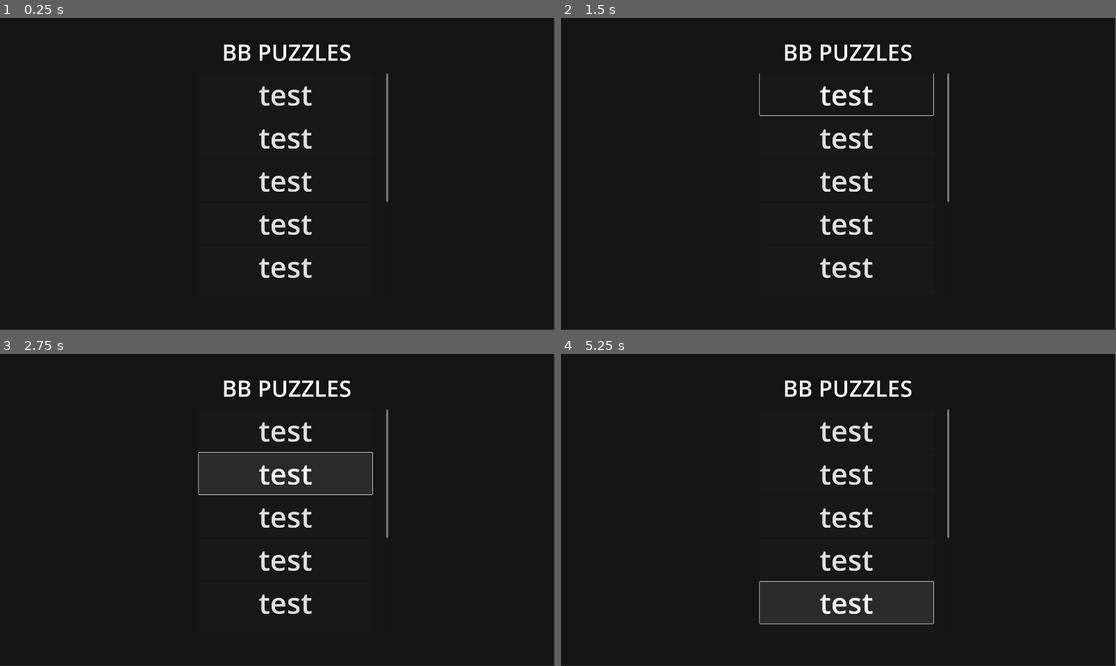
Above: before the commit, frames 1-4 (two rows, left to right).
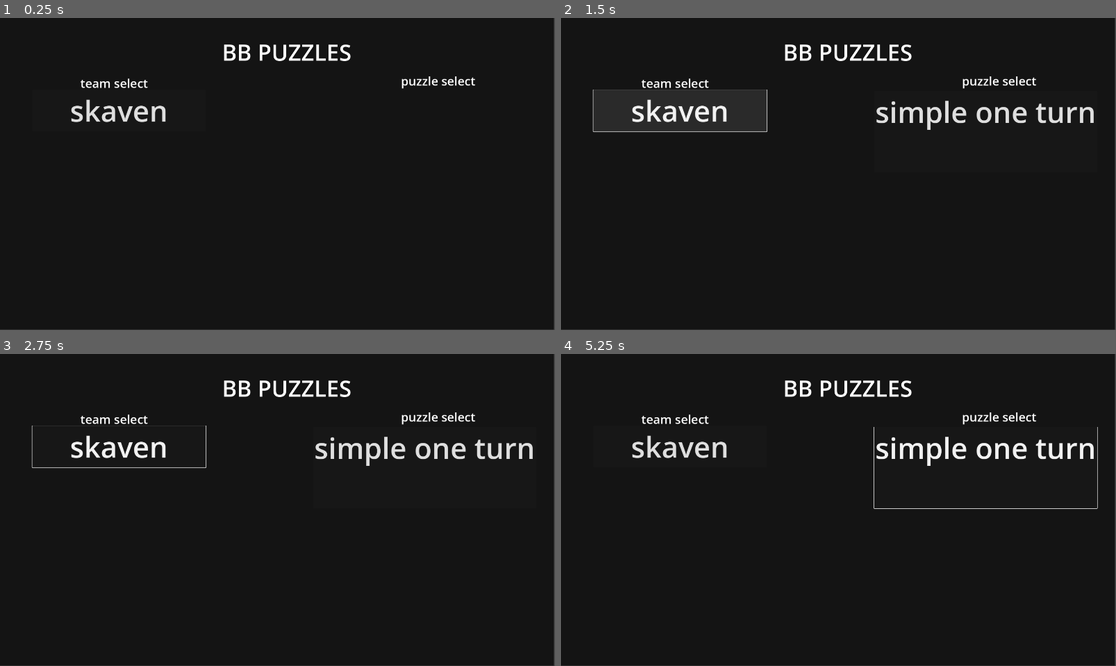
Above: after the commit, the same moments.

Repository: Gauvain01/bb_puzzles
Game: Godot game, scene res://scenes/main_menu.tscn
The game is run twice, just before and just after one commit, with the same random seed, the same clock (stepped at 60 frames per second) and the same inputs. The project has no main scene, so this scene is started directly.
Inputs (mouse positions are in pixels of both pictures, inside the frame that each line leads up to):
- Up to frame 1 (0.25 s): no input
- Up to frame 2 (1.5 s): click (844, 92) at 0.5 s, where only the run before the commit has a clickable "test"; click (677, 111) at 1.25 s, where only the run after the commit has a clickable "skaven"
- Up to frame 3 (2.75 s): click (283, 472) at 2 s, where only the run before the commit has a clickable "test"
- Up to frame 4 (5.25 s): click (988, 466) at 2.75 s, where only the run after the commit has a clickable "simple one turn"; click (844, 516) at 3.5 s, where only the run before the commit has a clickable "test"; click (844, 559) at 4.25 s, where only the run before the commit has a clickable "test"; click (844, 603) at 5 s, where only the run before the commit has a clickable "test"

The runs differ from the first frame. In frame 1, 2.3% of the frame differs, in the area x 12-86%, y 17-84%; in frame 2, 3.6%; in frame 3, 3.6%; in frame 4, 3.8%, in the area x 12-97%, y 17-87%.

Commit message:
refactor main menu

Diff:
--- a/scenes/main_menu.tscn
+++ b/scenes/main_menu.tscn
@@ -1,6 +1,8 @@
-[gd_scene load_steps=2 format=3 uid="uid://bhynuybw4tl5d"]
+[gd_scene load_steps=4 format=3 uid="uid://bhynuybw4tl5d"]
 
 [ext_resource type="Theme" uid="uid://1bp88i58bhgo" path="res://ui/themes/victory_screen.tres" id="1_1mrq3"]
+[ext_resource type="Script" path="res://ui/main_menu/team_select_observer.gd" id="2_2u1yd"]
+[ext_resource type="Script" path="res://ui/main_menu/skaven_puzzle_select_observer.gd" id="3_x8y2d"]
 
 [node name="MainMenu" type="Panel"]
 z_index = 7
@@ -18,62 +20,94 @@
 theme_override_font_sizes/font_size = 78
 text = "BB PUZZLES"
 
-[node name="ScrollContainer" type="ScrollContainer" parent="."]
-layout_mode = 0
-offset_left = 640.0
-offset_top = 193.0
-offset_right = 1344.0
-offset_bottom = 961.0
+[node name="ScrollContainerLabel" type="Label" parent="."]
+unique_name_in_owner = true
+layout_mode = 1
+anchors_preset = 4
+anchor_top = 0.5
+anchor_bottom = 0.5
+offset_left = 215.0
+offset_top = -342.5
+offset_right = 575.0
+offset_bottom = -277.5
+grow_vertical = 2
+theme_override_font_sizes/font_size = 42
+text = "team select
+"
+horizontal_alignment = 1
+
+[node name="TeamSelector" type="ScrollContainer" parent="."]
+layout_mode = 1
+anchors_preset = 4
+anchor_top = 0.5
+anchor_bottom = 0.5
+offset_left = 60.0
+offset_top = -291.0
+offset_right = 764.0
+offset_bottom = 477.0
+grow_vertical = 2
 follow_focus = true
 horizontal_scroll_mode = 0
+script = ExtResource("2_2u1yd")
 
-[node name="VBoxContainer" type="VBoxContainer" parent="ScrollContainer"]
+[node name="VBoxContainer" type="VBoxContainer" parent="TeamSelector"]
 custom_minimum_size = Vector2(600, 150)
 layout_mode = 2
 size_flags_horizontal = 6
 size_flags_vertical = 2
 
-[node name="Button" type="Button" parent="ScrollContainer/VBoxContainer"]
+[node name="Skaven" type="Button" parent="TeamSelector/VBoxContainer"]
 layout_mode = 2
 theme_override_font_sizes/font_size = 100
-text = "test"
+text = "skaven
+"
 
-[node name="Button2" type="Button" parent="ScrollContainer/VBoxContainer"]
+[node name="SkavenPuzzleSelector" type="ScrollContainer" parent="."]
+unique_name_in_owner = true
+visible = false
+layout_mode = 1
+anchors_preset = 6
+anchor_left = 1.0
+anchor_top = 0.5
+anchor_right = 1.0
+anchor_bottom = 0.5
+offset_left = -837.0
+offset_top = -287.0
+offset_right = -58.0
+offset_bottom = 481.0
+grow_horizontal = 0
+grow_vertical = 2
+follow_focus = true
+horizontal_scroll_mode = 0
+script = ExtResource("3_x8y2d")
+
+[node name="VBoxContainer" type="VBoxContainer" parent="SkavenPuzzleSelector"]
+custom_minimum_size = Vector2(600, 150)
+layout_mode = 2
+size_flags_horizontal = 6
+size_flags_vertical = 2
+
+[node name="SimpleOneTurn" type="Button" parent="SkavenPuzzleSelector/VBoxContainer"]
 layout_mode = 2
 theme_override_font_sizes/font_size = 100
-text = "test"
+text = "simple one turn
 
-[node name="Button3" type="Button" parent="ScrollContainer/VBoxContainer"]
-layout_mode = 2
-theme_override_font_sizes/font_size = 100
-text = "test"
+"
 
-[node name="Button4" type="Button" parent="ScrollContainer/VBoxContainer"]
-layout_mode = 2
-theme_override_font_sizes/font_size = 100
-text = "test"
+[node name="puzzle_label" type="Label" parent="."]
+layout_mode = 1
+anchors_preset = 4
+anchor_top = 0.5
+anchor_bottom = 0.5
+offset_left = 1336.0
+offset_top = -350.0
+offset_right = 1696.0
+offset_bottom = -285.0
+grow_vertical = 2
+theme_override_font_sizes/font_size = 42
+text = "puzzle select
+"
+horizontal_alignment = 1
 
-[node name="Button5" type="Button" parent="ScrollContainer/VBoxContainer"]
-layout_mode = 2
-theme_override_font_sizes/font_size = 100
-text = "test"
-
-[node name="Button6" type="Button" parent="ScrollContainer/VBoxContainer"]
-layout_mode = 2
-theme_override_font_sizes/font_size = 100
-text = "test"
-
-[node name="Button7" type="Button" parent="ScrollContainer/VBoxContainer"]
-layout_mode = 2
-theme_override_font_sizes/font_size = 100
-text = "test"
-
-[node name="Button8" type="Button" parent="ScrollContainer/VBoxContainer"]
-layout_mode = 2
-theme_override_font_sizes/font_size = 100
-text = "test"
-
-[node name="Button9" type="Button" parent="ScrollContainer/VBoxContainer"]
-layout_mode = 2
-theme_override_font_sizes/font_size = 100
-text = "test"
+[connection signal="pressed" from="TeamSelector/VBoxContainer/Skaven" to="TeamSelector" method="_on_skaven_pressed"]
+[connection signal="pressed" from="SkavenPuzzleSelector/VBoxContainer/SimpleOneTurn" to="SkavenPuzzleSelector" method="_on_simple_one_turn_pressed"]
--- /dev/null
+++ b/ui/main_menu/skaven_puzzle_select_observer.gd
@@ -0,0 +1,15 @@
+extends ScrollContainer
+
+
+# Called when the node enters the scene tree for the first time.
+func _ready():
+	pass # Replace with function body.
+
+
+# Called every frame. 'delta' is the elapsed time since the previous frame.
+func _process(delta):
+	pass
+
+
+func _on_simple_one_turn_pressed():
+	pass # Replace with function body.
--- /dev/null
+++ b/ui/main_menu/team_select_observer.gd
@@ -0,0 +1,18 @@
+extends ScrollContainer
+@onready var skaven_puzzle_selector:ScrollContainer = get_node("%SkavenPuzzleSelector")
+
+var current_puzzle_container:ScrollContainer = null
+
+
+# Called every frame. 'delta' is the elapsed time since the previous frame.
+func _process(delta):
+	pass
+
+func change_puzzle_container(new_puzzle_container:ScrollContainer) -> void:
+	if current_puzzle_container != null:
+		current_puzzle_container.visible = false
+	new_puzzle_container.visible = true
+	current_puzzle_container = new_puzzle_container
+
+func _on_skaven_pressed():
+	change_puzzle_container(skaven_puzzle_selector)
